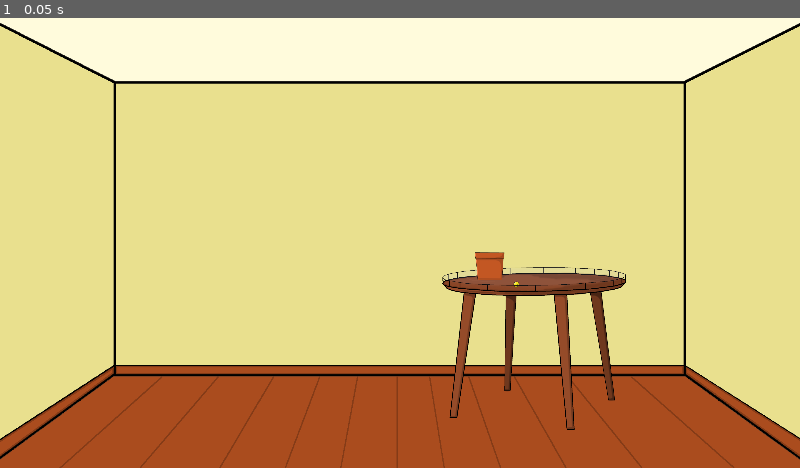
Above: before the commit, frame 1.
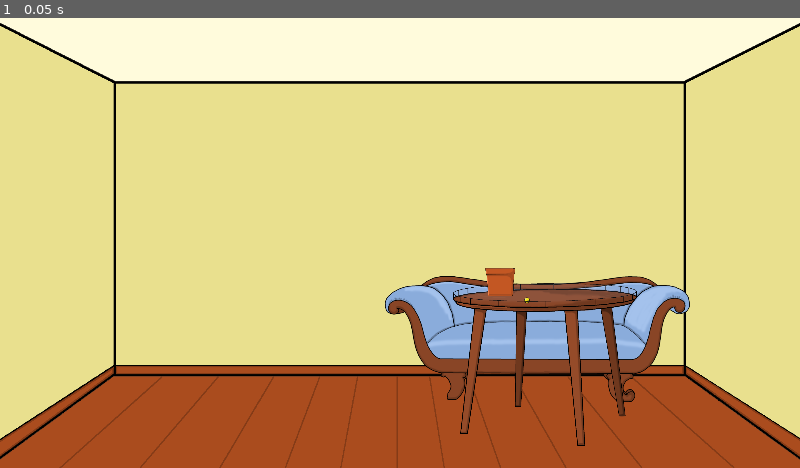
Above: after the commit, the same moment.

Repository: Paulpanther/GameJam11
Game: Godot game, scene res://Scenes/Room3/Room3.tscn
Same seed, same stepped clock (60 frames per second), same inputs: the game is played once before the commit and once after it. This scene is started directly instead of the project's main scene.
Inputs:
- Up to frame 1 (0.05 s): no input

The runs differ from the first frame. In frame 1, 7.4% of the frame differs, in the area x 48-87%, y 52-96%.
Error in both runs: Attempt to call function 'set_room' in base 'null instance' on a null instance. (res://Scripts/Globals/room_handler.gd:14)

Commit message:
add couch

Diff:
--- a/Scenes/Room3/Room3.tscn
+++ b/Scenes/Room3/Room3.tscn
@@ -1,8 +1,9 @@
-[gd_scene load_steps=4 format=2]
+[gd_scene load_steps=5 format=2]
 
 [ext_resource path="res://Sprites/wall1.png" type="Texture" id=1]
 [ext_resource path="res://Scenes/Room3/TableAndFlower.tscn" type="PackedScene" id=2]
 [ext_resource path="res://Scripts/Room3/room3.gd" type="Script" id=3]
+[ext_resource path="res://Sprites/Room3/couch.png" type="Texture" id=4]
 
 [node name="Room3" type="Node2D"]
 script = ExtResource( 3 )
@@ -11,6 +12,11 @@
 position = Vector2( 959.591, 539.445 )
 texture = ExtResource( 1 )
 
+[node name="Sprite" type="Sprite" parent="."]
+position = Vector2( 1271.41, 757.273 )
+scale = Vector2( 0.7, 0.7 )
+texture = ExtResource( 4 )
+
 [node name="TableAndFlower" parent="." instance=ExtResource( 2 )]
-position = Vector2( 1283.17, 789.888 )
+position = Vector2( 1308.6, 828.029 )
 scale = Vector2( 0.5, 0.5 )
Binary file added: Sprites/Room3/couch.png
Not shown, added: Sprites/Room3/couch.png.import
